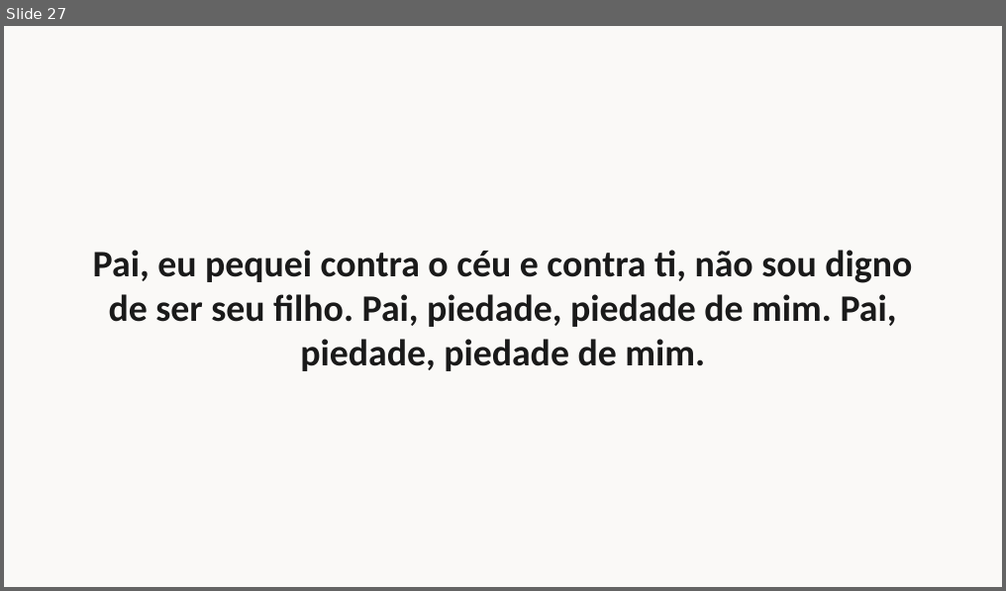
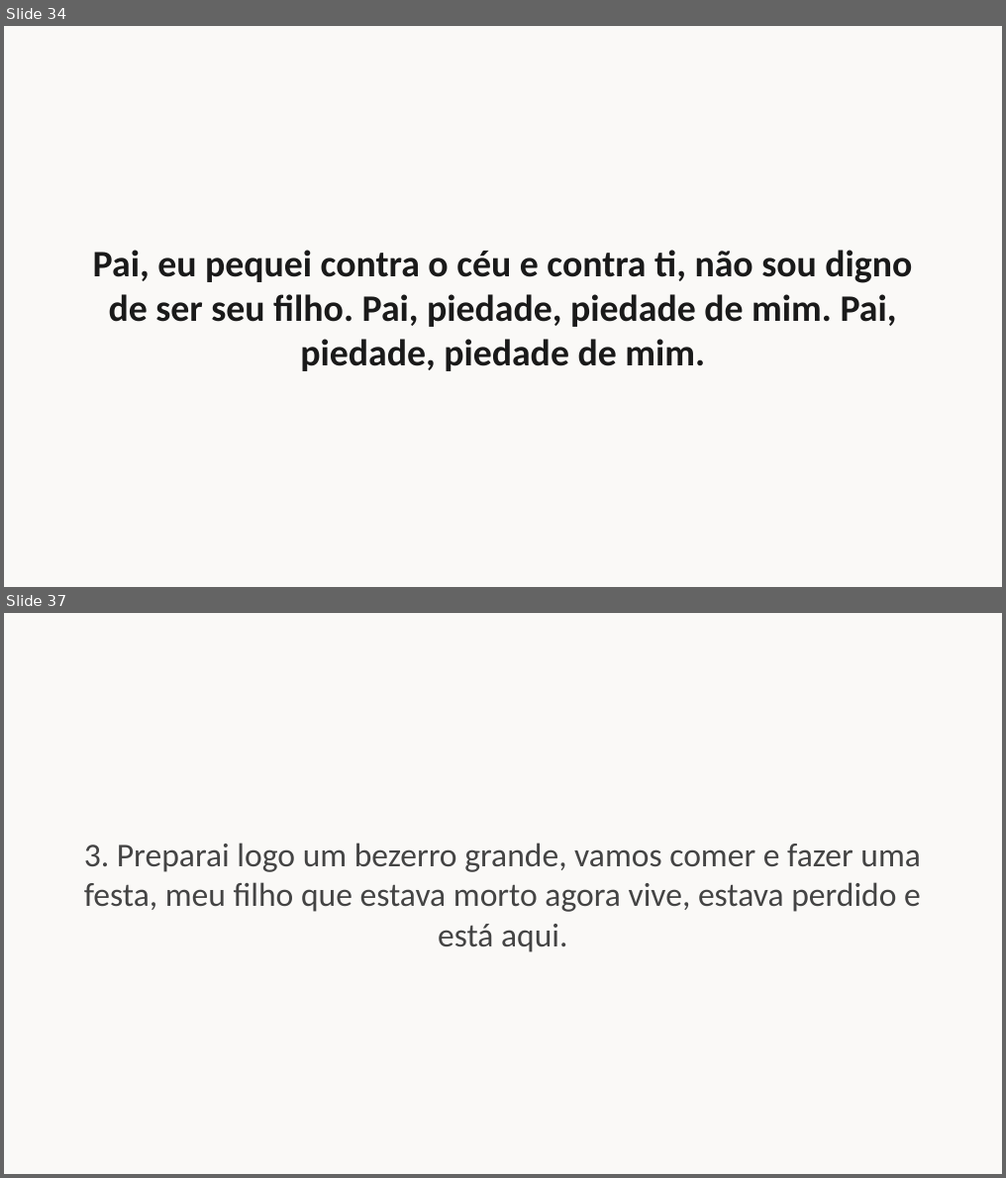
Before and after one commit to gpereira12/slides-harmonia-divina, a slide deck: missas/Quaresma/Cinzas.pptx. Shown one above the other, each under a label of ours: slide 27 before the commit, slides 34 and 37 after it; the slides between them are not shown. The pictures are 1006x591 and 1006x1178 pixels, drawn with LibreOffice and Linux fonts; fonts in the diff are those of the drawing. Boxes give left, top, right and bottom in pixels: in the first picture for what was removed or moved away, otherwise in the second. Text is boxed around its words. In the diff, an @@ line names an element or a change of style, - is before the commit and + after.

```diff
--- a/missas/Quaresma/Cinzas.pptx
+++ b/missas/Quaresma/Cinzas.pptx
@@ slide 37 added at box(4, 613, 1002, 1174), background #FAF9F7 @@
@@ text added at box(84, 843, 921, 953), 32 pt, text #444444 @@
+3. Preparai logo um bezerro grande, vamos comer e fazer uma festa, meu filho que estava morto agora vive, estava perdido e está aqui.
@@ what was slide 27 is now slide 34 @@
```
Also in this commit, not shown: 7 slides changed, 14 other slides added, 1 other file.
